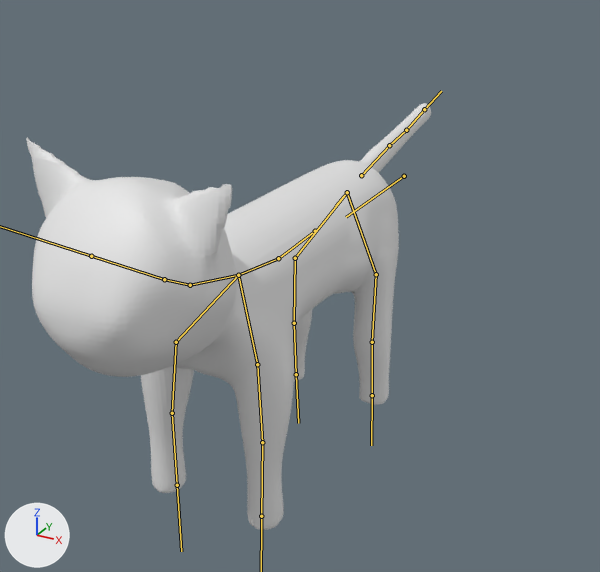
The FBX model prince.fbx, before and after one commit.
Before and after are seen from a 50 mm camera at (6.33, -10.93, 4.98) aimed at (0.35, -0.05, -0.46). The axes (+X, +Y, +Z) are drawn at lower left. The lights are the same throughout. The bones that bend it are drawn over the model as lines.
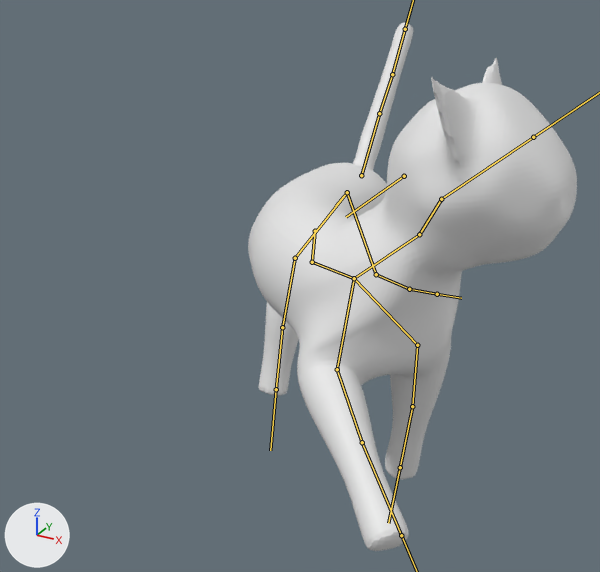
The newer file adds an action. The first version stands in its rest pose; the second is drawn at frame 10 of the action 'Armature|TurnLeft'.

Diff of the bpy script that builds the scene:
```diff
--- a/prince.fbx.py
+++ b/prince.fbx.py
@@ bone_bone_002 @@
 bone_bone_002 = bpy.data.objects['Armature'].pose.bones['Bone.002']  # child of 'Bone.001'
-bone_bone_002.rotation_quaternion = (1.0, 0.0, 0.0, 0.0)  # degrees (0, 0, 0)
+bone_bone_002.rotation_quaternion = (0.975, 0.0, -0.013, -0.222)  # degrees (0, -1, -26)
@@ bone_bone_003 @@
 bone_bone_003 = bpy.data.objects['Armature'].pose.bones['Bone.003']  # child of 'Bone.002'
-bone_bone_003.rotation_quaternion = (1.0, 0.0, 0.0, 0.0)  # degrees (0, 0, 0)
+bone_bone_003.rotation_quaternion = (0.956, -0.001, 0.037, -0.29)  # degrees (-1, 4, -34)
@@ bone_bone_004 @@
 bone_bone_004 = bpy.data.objects['Armature'].pose.bones['Bone.004']  # child of 'Bone.003'
-bone_bone_004.rotation_quaternion = (1.0, 0.0, 0.0, 0.0)  # degrees (0, 0, 0)
+bone_bone_004.rotation_quaternion = (0.926, -0.231, 0.114, -0.276)  # degrees (-30, 5, -34)
@@ bone_bone_005 @@
 bone_bone_005 = bpy.data.objects['Armature'].pose.bones['Bone.005']  # child of 'Bone.004'
-bone_bone_005.rotation_quaternion = (1.0, 0.0, 0.0, 0.0)  # degrees (0, 0, 0)
+bone_bone_005.rotation_quaternion = (0.997, -0.071, -0.008, -0.004)  # degrees (-8, -1, 0)
@@ bone_bone_006 @@
 bone_bone_006 = bpy.data.objects['Armature'].pose.bones['Bone.006']  # child of 'Bone.005'
-bone_bone_006.rotation_quaternion = (1.0, 0.0, 0.0, 0.0)  # degrees (0, 0, 0)
+bone_bone_006.rotation_quaternion = (0.975, 0.222, 0.023, 0.014)  # degrees (26, 2, 2)
@@ bone_upperarm_l @@
 bone_upperarm_l = bpy.data.objects['Armature'].pose.bones['Upperarm_L']  # child of 'Shoulder_L'
-bone_upperarm_l.rotation_quaternion = (1.0, 0.0, 0.0, 0.0)  # degrees (0, 0, 0)
+bone_upperarm_l.rotation_quaternion = (0.991, 0.05, -0.072, -0.1)  # degrees (7, -8, -12)
@@ bone_upperarm_r @@
 bone_upperarm_r = bpy.data.objects['Armature'].pose.bones['Upperarm_R']  # child of 'Shoulder_R'
-bone_upperarm_r.rotation_quaternion = (1.0, 0.0, 0.0, 0.0)  # degrees (0, 0, 0)
+bone_upperarm_r.rotation_quaternion = (0.849, -0.389, 0.077, -0.349)  # degrees (-46, -8, -41)
@@ bone_thigh_l @@
 bone_thigh_l = bpy.data.objects['Armature'].pose.bones['Thigh_L']  # child of 'Hip_L'
-bone_thigh_l.rotation_quaternion = (1.0, 0.0, 0.0, 0.0)  # degrees (0, 0, 0)
+bone_thigh_l.rotation_quaternion = (0.857, 0.155, -0.003, -0.492)  # degrees (16, 8, -59)
@@ bone_thigh_r @@
 bone_thigh_r = bpy.data.objects['Armature'].pose.bones['Thigh_R']  # child of 'Hip_R'
-bone_thigh_r.rotation_quaternion = (1.0, 0.0, 0.0, 0.0)  # degrees (0, 0, 0)
+bone_thigh_r.rotation_quaternion = (0.966, -0.052, 0.177, -0.181)  # degrees (-10, 19, -23)
@@ bone_hip_r_001 @@
 bone_hip_r_001 = bpy.data.objects['Armature'].pose.bones['Hip_R.001']  # child of 'Bone.001'
-bone_hip_r_001.rotation_quaternion = (1.0, 0.0, 0.0, 0.0)  # degrees (0, 0, 0)
+bone_hip_r_001.rotation_quaternion = (0.948, 0.316, -0.038, 0.008)  # degrees (37, -4, -1)
```

What differs and where, as boxes [x1, y1, x2, y2] in the pictures (600 x 572 px):
'Icosphere', posed (19% narrower, 24% taller)
    before: [27, 103, 431, 530]
    after: [248, 23, 577, 551]
bone 'Bone.002', root to tip
    before: (315, 231) to (278, 258)
    after: (315, 231) to (312, 262)
bone 'Bone.003', root to tip
    before: (278, 258) to (238, 275)
    after: (312, 262) to (354, 278)
bone 'Bone.004', root to tip
    before: (238, 275) to (190, 285)
    after: (354, 278) to (419, 234)
bone 'Bone.005', root to tip
    before: (190, 285) to (164, 279)
    after: (419, 234) to (441, 199)
bone 'Bone.006', root to tip
    before: (164, 279) to (91, 256)
    after: (441, 199) to (533, 137)
bone 'Upperarm_L', root to tip
    before: (257, 364) to (262, 442)
    after: (417, 345) to (412, 406)
bone 'Upperarm_R', root to tip
    before: (176, 342) to (172, 413)
    after: (337, 369) to (362, 442)
bone 'Thigh_L', root to tip
    before: (376, 274) to (372, 342)
    after: (376, 274) to (409, 289)
bone 'Thigh_R', root to tip
    before: (295, 258) to (294, 323)
    after: (295, 258) to (282, 327)
bone 'Hip_R.001', root to tip
    before: (361, 175) to (389, 145)
    after: (361, 175) to (379, 113)
